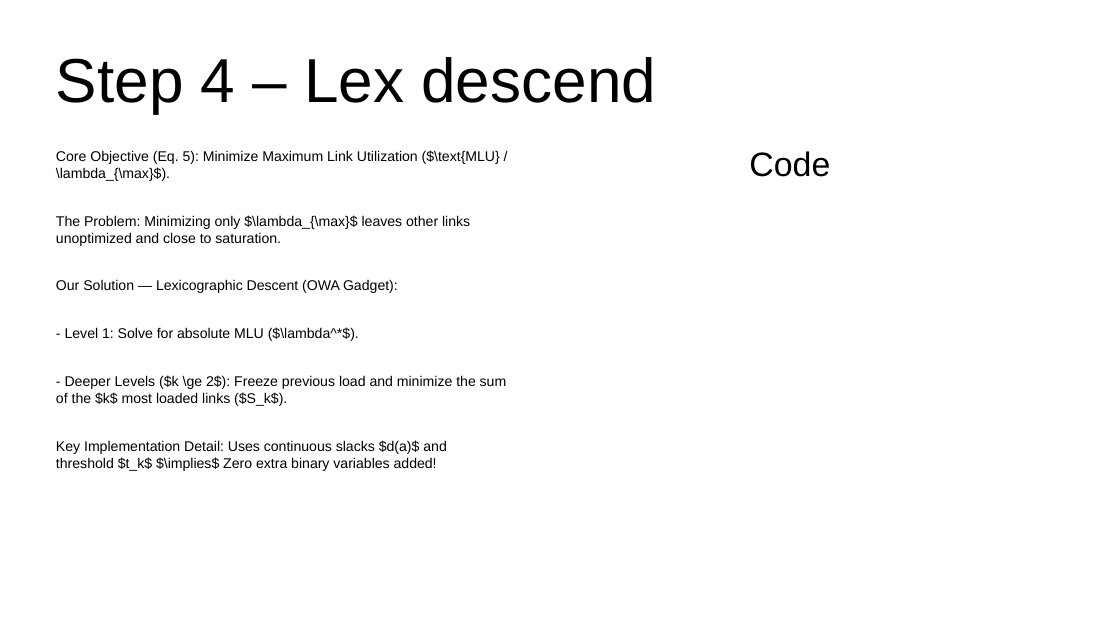
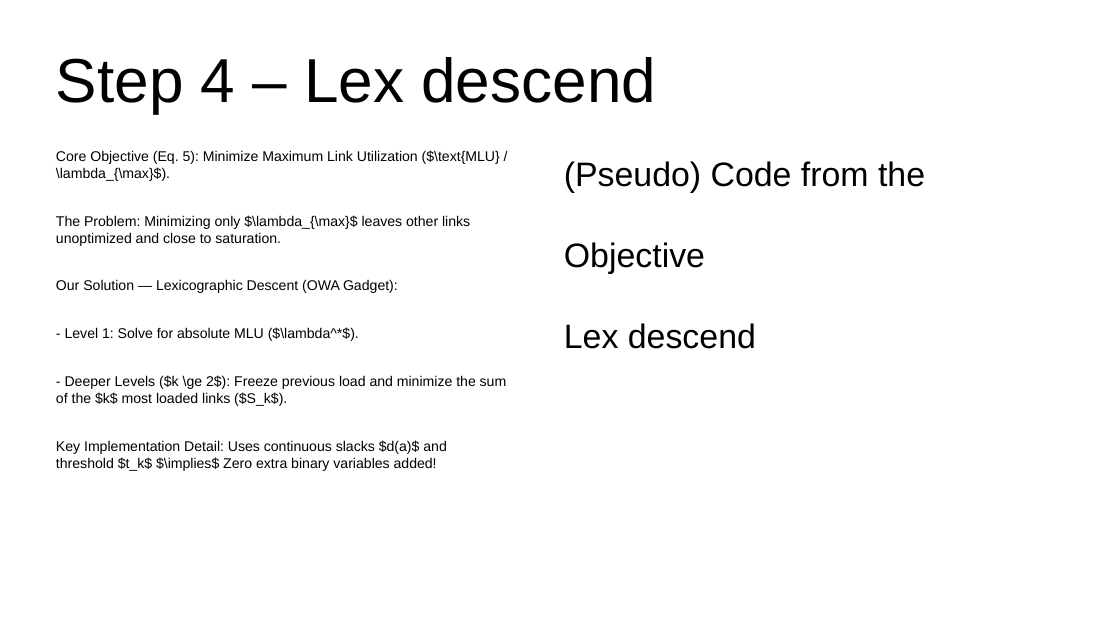
Before and after one commit to BytebenderCoco/kapt_orange_challenge, a slide deck: slide 7 of presentation/sketch.odp (slide 11 before the commit). Drawn at 1120x630 pixels with LibreOffice and Linux fonts; fonts in the diff are those of the drawing. Boxes give left, top, right and bottom in pixels: in the first picture for what was removed or moved away, otherwise in the second. Text is boxed around its words. In the diff, an @@ line names an element or a change of style, - is before the commit and + after.

```diff
--- a/presentation/sketch.odp
+++ b/presentation/sketch.odp
@@ text at [564,161,925,349]: text changed @@
-Code
+(Pseudo) Code from the
+Objective
+Lex descend
```
Also in this commit, not shown: 8 other slides changed, 4 slides removed, 1 other file.
